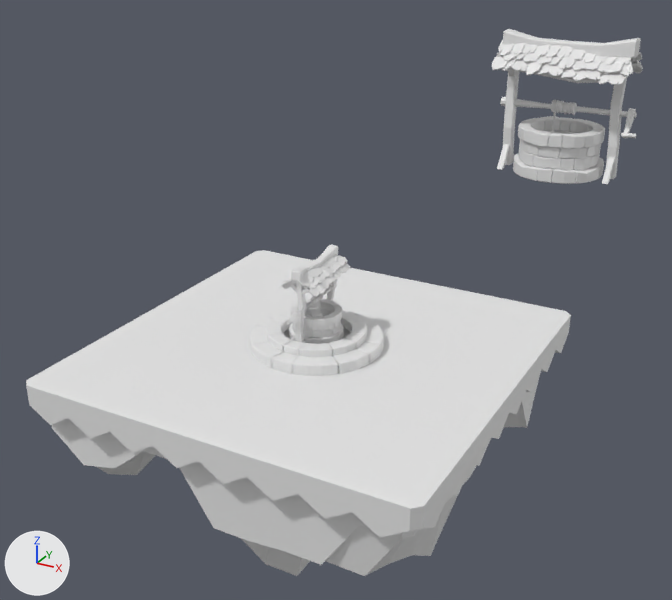
Two versions of the Blender file B_Lonie_HW_Week1_V3.blend, one commit apart.
One viewpoint serves both versions: a camera (50 mm lens) standing at (39.8, -68.4, 41.0) and looking at (-10.6, 23.1, -4.8). Every picture has the same lights, and +X, +Y and +Z are marked at lower left.
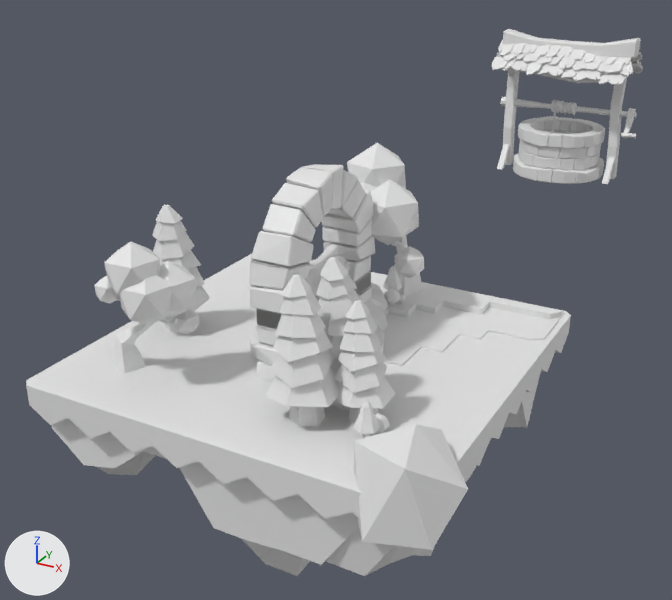
Patch to the scene script:
```diff
--- a/B_Lonie_HW_Week1_V3.blend.py
+++ b/B_Lonie_HW_Week1_V3.blend.py
@@ ob_cube_006 @@
+ob_cube_006 = bpy.data.objects.new('Cube.006', me_cube_001)  # 960 vertices, 1040 faces; spans x -1.05..1.08, y -4.46..4.46, z -0.48..8.85
+ob_cube_006.location = (0.1, 0.0, 2.1)
+ob_cube_006.scale = (1.89, 1.91, 1.89)
@@ ob_icosphere_007 @@
+ob_icosphere_007 = bpy.data.objects.new('Icosphere.007', me_icosphere_014)  # 12 vertices, 20 faces; spans x -0.89..0.95, y -0.85..1.15, z -0.7..0.95
+ob_icosphere_007.location = (16.7, -16.1, 0.6)
+ob_icosphere_007.scale = (4.7, 4.7, 4.7)
@@ ob_icosphere_005 @@
+ob_icosphere_005 = bpy.data.objects.new('Icosphere.005', me_icosphere_014.copy())
+ob_icosphere_005.location = (7.9, -7.4, 1.1)
+ob_icosphere_005.scale = (2.66, 2.66, 2.66)
@@ ob_cylinder_008 @@
+ob_cylinder_008 = bpy.data.objects.new('Cylinder.008', me_cylinder_009)  # 48 vertices, 40 faces; spans x -1.77..1.77, y -2.05..2.05, z -1.0..1.97
+ob_cylinder_008.location = (12.1, -11.3, 2.3)
+ob_cylinder_008.scale = (0.47, 0.47, 0.641)
@@ ob_cylinder_007 @@
+ob_cylinder_007 = bpy.data.objects.new('Cylinder.007', me_cylinder_008)  # 54 vertices, 46 faces; spans x -1.91..1.91, y 6.36..10.77, z -1.0..6.46
+ob_cylinder_007.location = (11.8, -16.8, 1.2)
+ob_cylinder_007.scale = (0.47, 0.47, 0.641)
@@ ob_cylinder_005 @@
+ob_cylinder_005 = bpy.data.objects.new('Cylinder.005', me_cylinder_008.copy())
+ob_cylinder_005.location = (1.6, 9.2, 1.3)
+ob_cylinder_005.scale = (0.47, 0.47, 0.641)
@@ ob_cylinder_004 @@
+ob_cylinder_004 = bpy.data.objects.new('Cylinder.004', me_cylinder_009.copy())
+ob_cylinder_004.location = (2.3, 11.8, 2.3)
+ob_cylinder_004.scale = (0.47, 0.47, 0.641)
@@ ob_icosphere_003 @@
+ob_icosphere_003 = bpy.data.objects.new('Icosphere.003', me_icosphere_014.copy())
+ob_icosphere_003.location = (1.6, 6.4, 1.2)
+ob_icosphere_003.scale = (2.66, 2.66, 2.66)
@@ ob_icosphere_002 @@
+ob_icosphere_002 = bpy.data.objects.new('Icosphere.002', me_icosphere_014.copy())
+ob_icosphere_002.location = (0.4, 8.9, 2.0)
+ob_icosphere_002.scale = (2.66, 2.66, 2.66)
@@ ob_cylinder_003 @@
+ob_cylinder_003 = bpy.data.objects.new('Cylinder.003', me_cylinder_003)  # 264 vertices, 236 faces; spans x -1.78..1.78, y -2.06..2.06, z -0.93..7.36
+ob_cylinder_003.location = (10.1, -9.8, 2.5)
+ob_cylinder_003.rotation_euler = (0.0439, 0.0336, -2.017)  # degrees (2.5, 1.9, -116)
+ob_cylinder_003.scale = (1.28, 1.28, 1.28)
@@ ob_cylinder_002 @@
+ob_cylinder_002 = bpy.data.objects.new('Cylinder.002', me_cylinder_003.copy())
+ob_cylinder_002.location = (6.0, -11.9, 2.6)
+ob_cylinder_002.rotation_euler = (0.0439, 0.0336, -2.017)  # degrees (2.5, 1.9, -116)
+ob_cylinder_002.scale = (1.56, 1.56, 1.56)
@@ ob_icosphere_001 @@
+ob_icosphere_001 = bpy.data.objects.new('Icosphere.001', me_icosphere_008)  # 616 vertices, 685 faces; spans x -0.89..2.02, y -1.1..2.07, z -3.28..1.76
+ob_icosphere_001.location = (-8.4, -13.5, 10.0)
+ob_icosphere_001.rotation_euler = (0.0, 0.0, 1.601)  # degrees (0, 0, 92)
+ob_icosphere_001.scale = (2.63, 2.63, 2.63)
@@ ob_cylinder_001 @@
+ob_cylinder_001 = bpy.data.objects.new('Cylinder.001', me_cylinder_003.copy())
+ob_cylinder_001.location = (6.9, -7.4, 2.9)
+ob_cylinder_001.rotation_euler = (0.0439, 0.0336, -0.957)  # degrees (2.5, 1.9, -55)
+ob_cylinder_001.scale = (1.56, 1.56, 1.56)
@@ ob_cylinder @@
+ob_cylinder = bpy.data.objects.new('Cylinder', me_cylinder_003.copy())
+ob_cylinder.location = (-13.7, -3.0, 2.9)
+ob_cylinder.scale = (1.56, 1.56, 1.56)
@@ ob_icosphere_006 @@
+ob_icosphere_006 = bpy.data.objects.new('Icosphere.006', me_icosphere_008.copy())
+ob_icosphere_006.location = (-0.4, 10.8, 12.4)
+ob_icosphere_006.scale = (3.38, 3.38, 3.38)
```

Boxes [x1, y1, x2, y2] around the edits, measured in the pictures (672 x 600 px):
'Cube.006', added: after [249, 164, 375, 382]
'Icosphere.007', added: after [353, 424, 468, 550]
'Icosphere.001', added: after [94, 242, 199, 373]
'Cylinder.002', added: after [266, 274, 339, 426]
'Icosphere.006', added: after [347, 143, 424, 296]
'Cylinder.003', added: after [334, 300, 395, 423]
'Cylinder.001', added: after [316, 257, 362, 375]
'Cylinder', added: after [152, 204, 210, 333]
'Cylinder.007', added: after [353, 400, 380, 438]
'Icosphere.003', added: after [365, 301, 388, 331]
'Icosphere.002', added: after [369, 282, 389, 313]
'Cylinder.005', added: after [383, 266, 402, 291]
'Cylinder.004', added: after [384, 288, 401, 307]
'Cylinder.008', added: after [374, 413, 390, 435]
'Icosphere.005', added: after [332, 401, 350, 410]
'Cube.003', unchanged, covered by the edit: before [279, 245, 350, 344]; after [306, 245, 350, 302]
'Cube.004', unchanged, covered by the edit: before [250, 310, 384, 376]; after [250, 323, 384, 360]
'Cube.005', unchanged, covered by the edit: before [266, 311, 367, 357]
